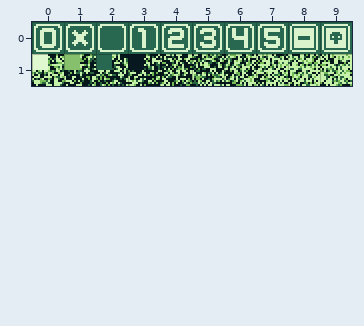
Level history. Tiled map: dice.tmx. The picture above is the old version.
Cells are 16x16 px. Shown: x 0..9, y 0..1.
New version:
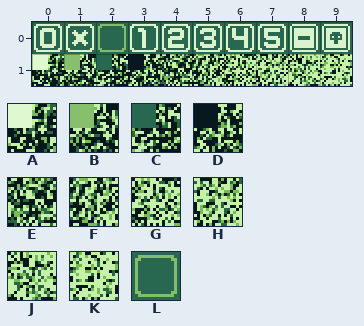
Key: from "random": A 0, B 1, C 2, D 3, E 4, F 5, G 6, H 7, J 8, K 9; from "rpg": L 725.
_ is an empty cell, . an unchanged one.
See-through tiles are keyed as they look on the map.
The exact change:
--- layer "nums"
@@ x 0..9 @@
-1 _ABCDEFGHJ
+1 ABCDEFGHJK
--- layer "solid light 2"
@@ x 2..2 @@
-0 _
+0 L
Boxes around the changes in both pictures, in picture pixels (x1, y1, x2, y2):
changed: (32, 24, 352, 86)
